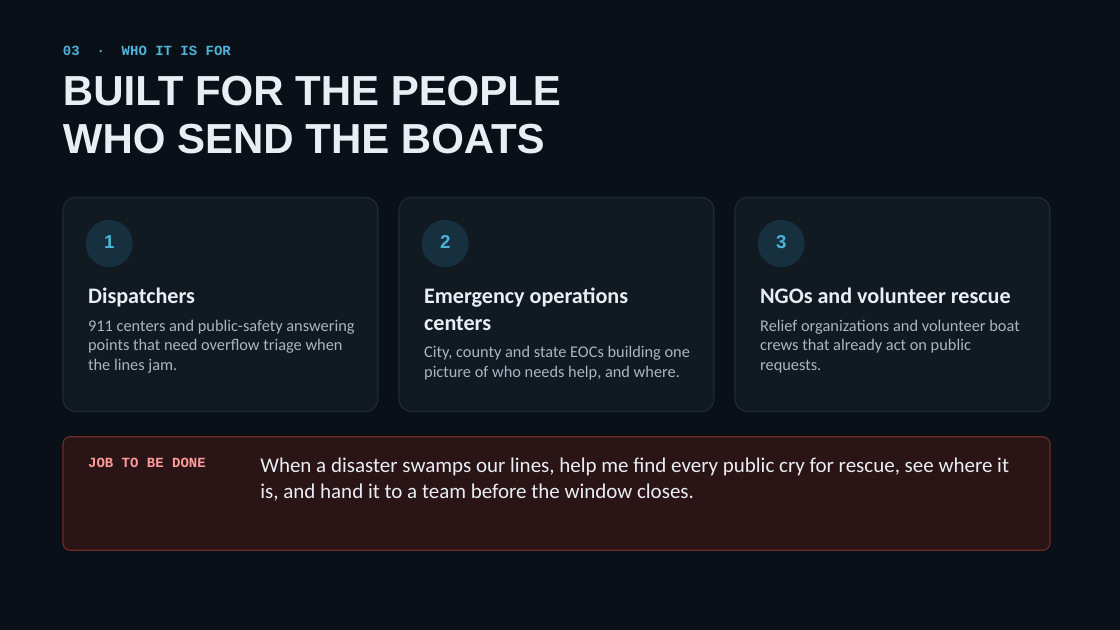
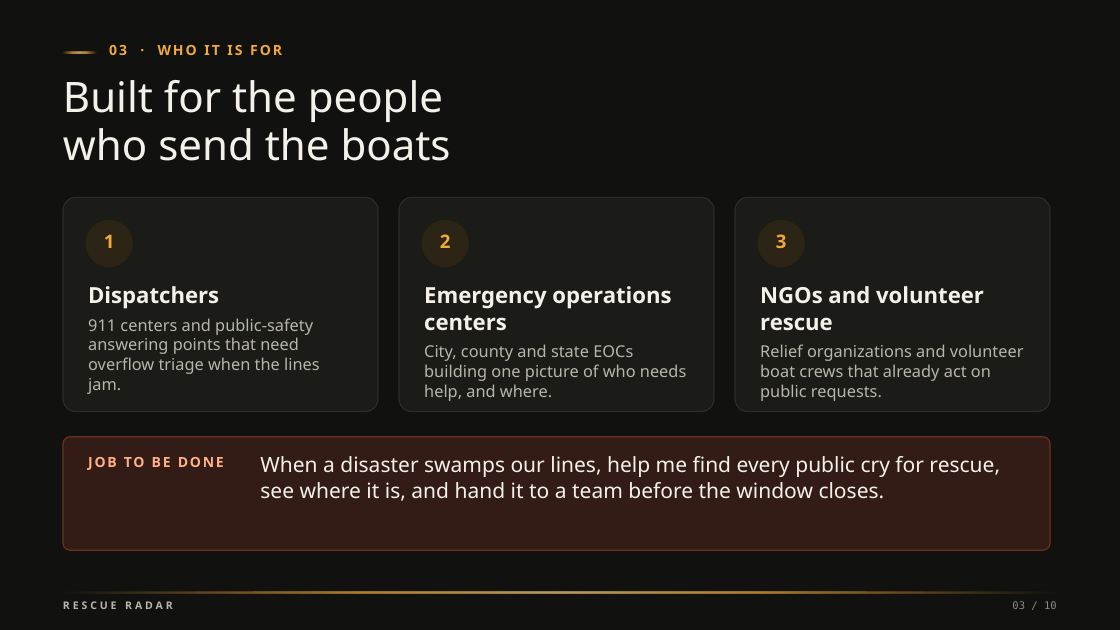
Before and after one commit to vnmoorthy/rescue-radar, a slide deck: slide 3 of deck/RescueRadar.pptx. Drawn at 1120x630 pixels with LibreOffice and Linux fonts; fonts in the diff are those of the drawing. Boxes give left, top, right and bottom in pixels: in the first picture for what was removed or moved away, otherwise in the second. Text is boxed around its words. In the diff, an @@ line names an element or a change of style, - is before the commit and + after.

```diff
--- a/deck/RescueRadar.pptx
+++ b/deck/RescueRadar.pptx
@@ background #0A1017 to #11120F @@
@@ rectangle added at (63, 51, 97, 53), fill gradient #F2A93B to #FFD27A @@
@@ text "03 · WHO IT IS ...": place and size @@
-text "03 · WHO IT IS ..." at (63, 45, 231, 55)
+text "03 · WHO IT IS ..." at (109, 45, 282, 55)
@@ text "03 · WHO IT IS ..." at (109, 45, 282, 55): font Courier New to Noto Sans, text colour #4FB3D9 to #F2A93B, letter spacing 0 to 1.7 pt @@
@@ text at (63, 80, 451, 161): text changed; font Arial to Noto Sans; text colour #E8EEF4 to #F4F1EA; bold off @@
-BUILT FOR THE PEOPLE
-WHO SEND THE BOATS
+Built for the people
+who send the boats
@@ fill #111921 to #1B1C18; outline #1E2A36 1 pt to #2C2D29 1 pt in 3 elements at (63, 197, 378, 412), (399, 197, 714, 412), (735, 197, 1050, 412) @@
@@ font Arial to Noto Sans, text colour #4FB3D9 to #F2A93B in 3 elements at (104, 234, 115, 248), (440, 234, 451, 248), (776, 234, 787, 248) @@
@@ fill #16303F to #2C2414 in 3 elements at (86, 220, 133, 267), (422, 220, 469, 267), (758, 220, 805, 267) @@
@@ text "Dispatchers" at (88, 286, 320, 394): font Calibri to Noto Sans; text colour #E8EEF4 to #F4F1EA in "Dispatchers"; text colour #A9B6C3 to #B8B5AB in "911 centers and public-safety answering points that ..." @@
@@ text "Emergency operations centers" at (424, 286, 686, 401): font Calibri to Noto Sans; text colour #E8EEF4 to #F4F1EA in "Emergency operations centers"; text colour #A9B6C3 to #B8B5AB in "City, county and state EOCs building one ..." @@
@@ text "NGOs and volunteer rescue" at (760, 286, 1024, 401): font Calibri to Noto Sans; text colour #E8EEF4 to #F4F1EA in "NGOs and volunteer rescue"; text colour #A9B6C3 to #B8B5AB in "Relief organizations and volunteer boat crews that ..." @@
@@ rounded rectangle at (63, 437, 1050, 550): fill #2A1416 to #321C15; outline #6E2B26 1 pt to #702F20 1 pt @@
@@ text "JOB TO BE DONE" at (88, 457, 224, 470): font Courier New to Noto Sans, text colour #FF9B9B to #FFB089, letter spacing 0 to 1.5 pt @@
@@ text "When a disaster swamps our ..." at (260, 456, 1000, 501): font Calibri to Noto Sans, text colour #E8EEF4 to #F4F1EA @@
@@ rectangle added at (63, 592, 1057, 593), fill gradient #F2A93B to #FFD27A @@
@@ text added at (63, 601, 173, 609), 9 pt, text #B8B5AB, bold @@
+RESCUE RADAR
@@ text added at (1012, 601, 1057, 609), 9 pt, text #8C8A81 @@
+03 / 10
```
Also in this commit, not shown: 8 other slides changed, 1 slide added, 1 slide removed, 54 other files.
